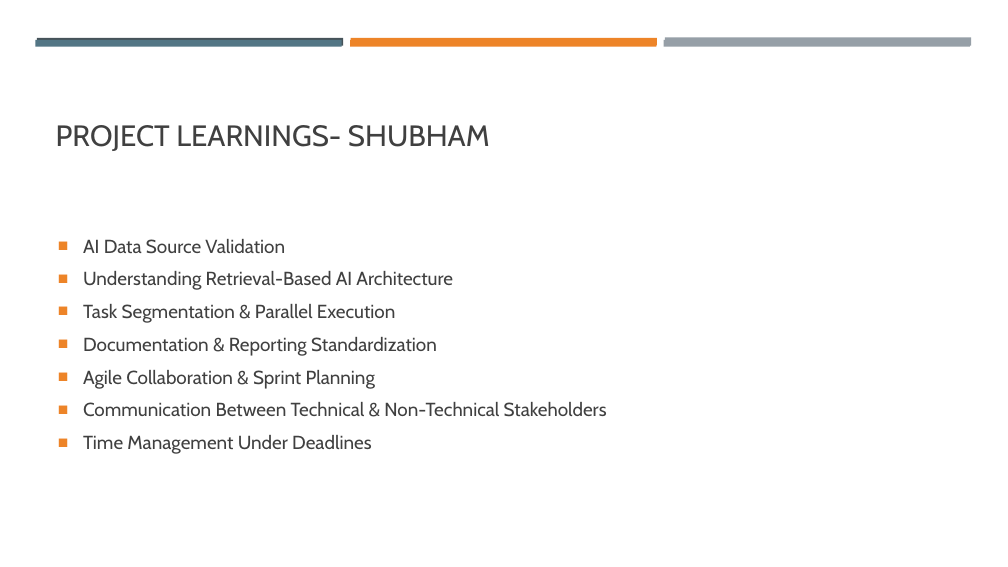
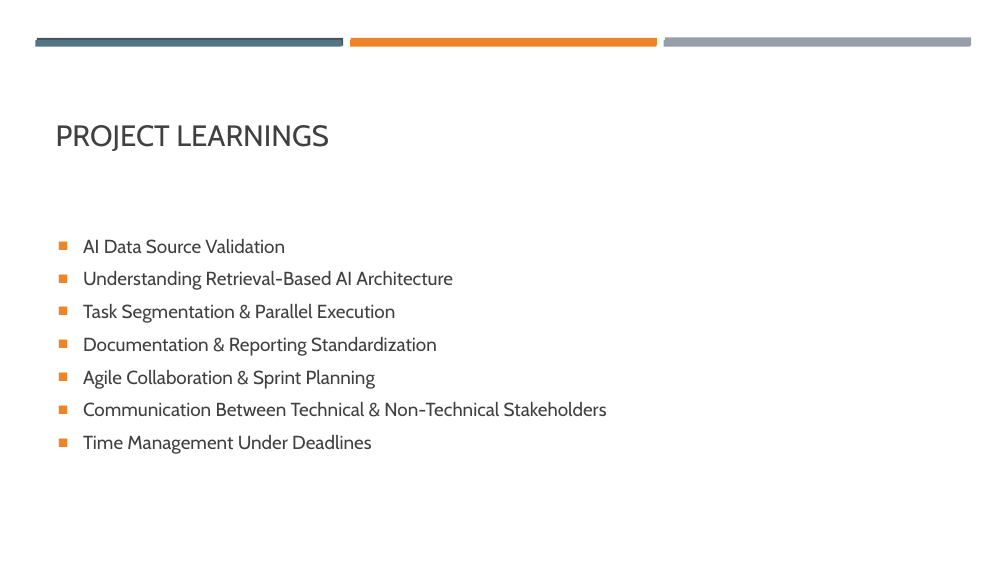
Before and after one commit to opandey1/Group6-Cloud-Network-Assessment, a slide deck: slide 9 of presentation/Cloud Network Security Threat Analysis.pptx. Drawn at 1008x567 pixels with LibreOffice and Linux fonts; fonts in the diff are those of the drawing. Boxes give left, top, right and bottom in pixels: in the first picture for what was removed or moved away, otherwise in the second. Text is boxed around its words. In the diff, an @@ line names an element or a change of style, - is before the commit and + after.

```diff
--- a/presentation/Cloud Network Security Threat Analysis.pptx
+++ b/presentation/Cloud Network Security Threat Analysis.pptx
@@ title at box(56, 125, 329, 151): text changed @@
-PROJECT LEARNINGS- SHUBHAM
+PROJECT LEARNINGS
```
Also in this commit, not shown: 2 other slides changed.
